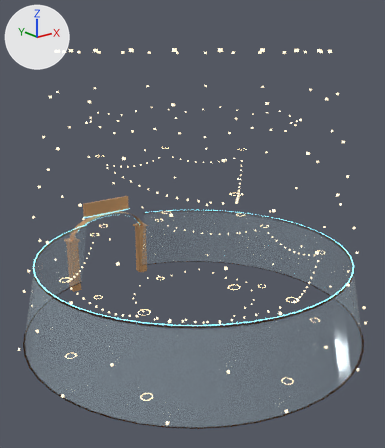
Two versions of the glTF model models/decor.glb, one commit apart.
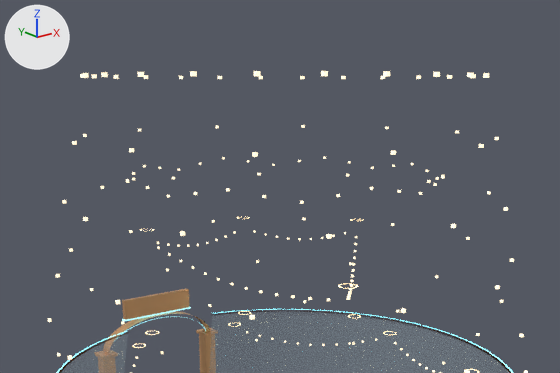
There are two pictures of each version: one whole from a 50 mm lens placed at (-27.6, -34.4, 24.0), pointed at (-0.4, -0.4, 10.4), one close up on the part from 0% to 99% of the width and 0% to 57% of the height. Every picture has the same lights, and +X, +Y and +Z are marked at upper left. The older version's two pictures come first. Objects named as collision shapes, trigger or cutter boxes, shadow casters or lower levels of detail are left out. Vertices at exactly the same position are counted once.

In view in the first close-up: 'facade', 'facade_glow', 'lights', 'portal' and 2 more.
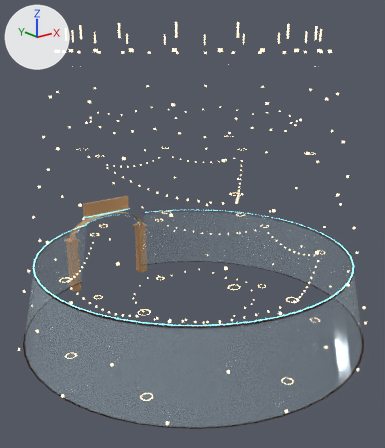
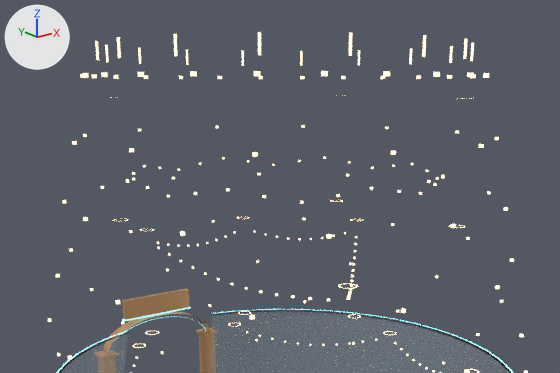
The edits, one by one:
me_lights is used by ob_lights; location (0.0, 0.0, 0.0).
me_lights had 3600 vertices, 6192 faces and spanned x -14.8..14.8, y -14.8..14.8, z 0.6..24.5.
me_lights now has 4112 vertices, 7176 faces and spans x -14.8..14.8, y -14.8..14.8, z 0.6..26.0.
me_lights part 1: a new loose piece, a box spanning x 8.912..9.012, y -3.762..-3.662, z 25.15..26.05, in mat_warmlights (pale yellow #fff3da, glowing beige #ffe7bc).
me_lights part 2: a new loose piece, a box spanning x 6.809..6.909, y -6.909..-6.809, z 25.15..26.05, in mat_warmlights (pale yellow #fff3da, glowing beige #ffe7bc).
me_lights part 3: a new loose piece, a box spanning x 3.662..3.762, y -9.012..-8.912, z 25.15..26.05, in mat_warmlights (pale yellow #fff3da, glowing beige #ffe7bc).
me_lights part 4: a new loose piece, a box spanning x -0.05..0.05, y -9.75..-9.65, z 25.15..26.05, in mat_warmlights (pale yellow #fff3da, glowing beige #ffe7bc).
me_lights part 5: a new loose piece, a box spanning x -3.762..-3.662, y -9.012..-8.912, z 25.15..26.05, in mat_warmlights (pale yellow #fff3da, glowing beige #ffe7bc).
me_lights part 6: a new loose piece, a box spanning x -6.909..-6.809, y -6.909..-6.809, z 25.15..26.05, in mat_warmlights (pale yellow #fff3da, glowing beige #ffe7bc).
me_lights part 7: a new loose piece, a box spanning x -9.012..-8.912, y -3.762..-3.662, z 25.15..26.05, in mat_warmlights (pale yellow #fff3da, glowing beige #ffe7bc).
me_lights part 8: a new loose piece, a box spanning x -9.75..-9.65, y -0.05..0.05, z 25.15..26.05, in mat_warmlights (pale yellow #fff3da, glowing beige #ffe7bc).
me_lights part 9: a new loose piece, a box spanning x -9.012..-8.912, y 3.662..3.762, z 25.15..26.05, in mat_warmlights (pale yellow #fff3da, glowing beige #ffe7bc).
me_lights part 10: a new loose piece, a box spanning x -6.909..-6.809, y 6.809..6.909, z 25.15..26.05, in mat_warmlights (pale yellow #fff3da, glowing beige #ffe7bc).
me_lights part 11: a new loose piece, a box spanning x -3.762..-3.662, y 8.912..9.012, z 25.15..26.05, in mat_warmlights (pale yellow #fff3da, glowing beige #ffe7bc).
me_lights part 12: a new loose piece, a box spanning x 6.809..6.909, y 6.809..6.909, z 25.15..26.05, in mat_warmlights (pale yellow #fff3da, glowing beige #ffe7bc).
Other edits to the shape of me_lights do not show in these pictures.

Where the change shows, as pixel boxes (x1, y1, x2, y2) in the close-ups (560 x 373 px):
'lights', reshaped
    before: (48, 71, 528, 373)
    after: (48, 32, 528, 373)
part 1 of me_lights, added
    after: (449, 46, 453, 63)
part 2 of me_lights, added
    after: (470, 43, 474, 61)
part 3 of me_lights, added
    after: (463, 39, 468, 59)
part 4 of me_lights, added
    after: (422, 35, 426, 57)
part 5 of me_lights, added
    after: (349, 33, 353, 56)
part 6 of me_lights, added
    after: (258, 32, 261, 55)
part 7 of me_lights, added
    after: (173, 34, 178, 56)
part 8 of me_lights, added
    after: (117, 37, 121, 58)
part 9 of me_lights, added
    after: (95, 41, 99, 60)
part 10 of me_lights, added
    after: (105, 45, 109, 62)
part 11 of me_lights, added
    after: (138, 47, 141, 64)
part 12 of me_lights, added
    after: (300, 51, 303, 66)
